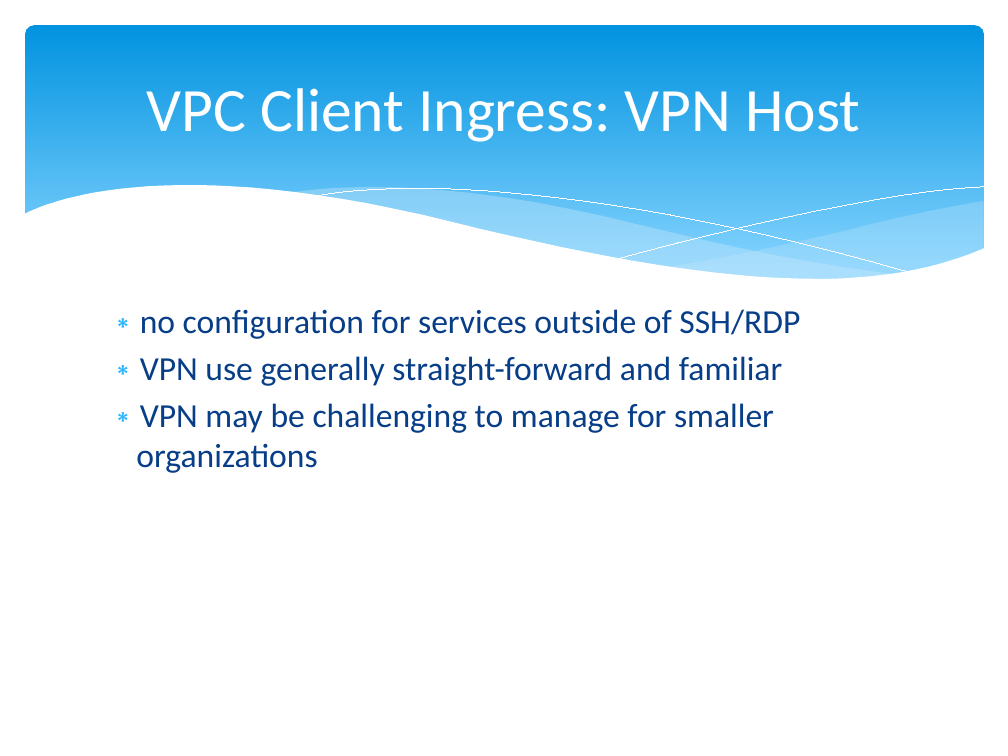
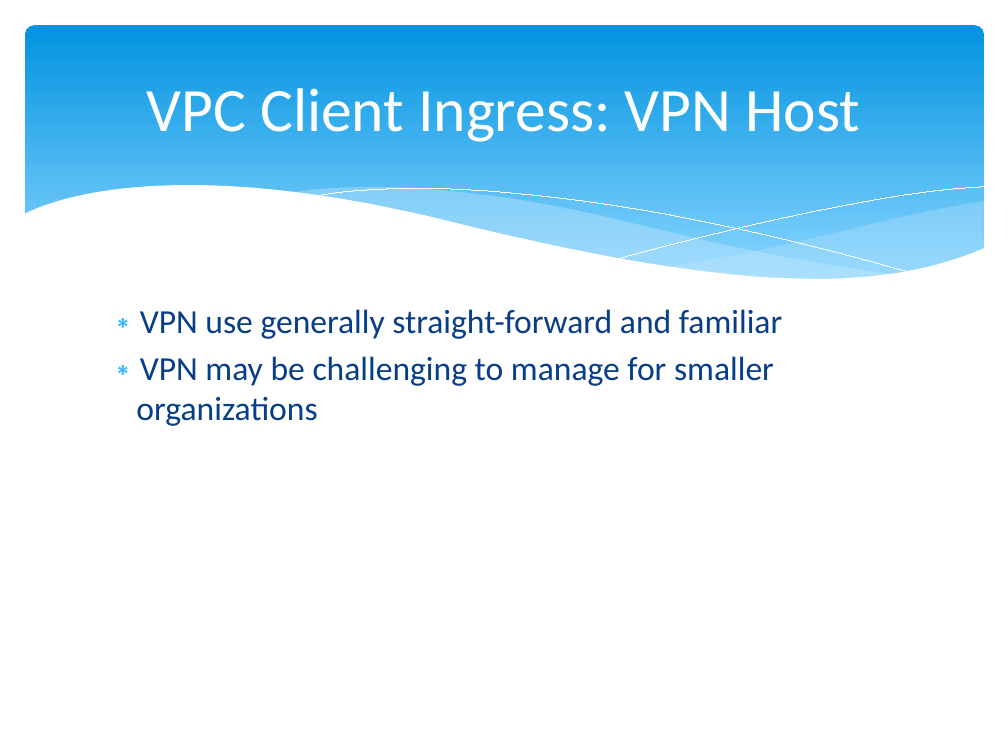
Before and after one commit to cloudavail/awstraining, a slide deck: slide 28 of aws-vpc/aws-vpc.pptx. Drawn at 1008x756 pixels with LibreOffice and Linux fonts; fonts in the diff are those of the drawing. Boxes give left, top, right and bottom in pixels: in the first picture for what was removed or moved away, otherwise in the second. Text is boxed around its words. In the diff, an @@ line names an element or a change of style, - is before the commit and + after.

```diff
--- a/aws-vpc/aws-vpc.pptx
+++ b/aws-vpc/aws-vpc.pptx
@@ text at bbox=[140, 309, 800, 339]: paragraph removed @@
-∗ no configuration for services outside of SSH/RDP
```
Also in this commit, not shown: 7 other slides changed.
